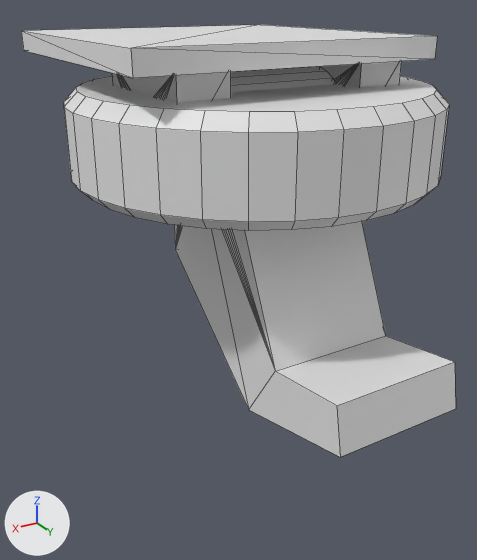
One commit to the Blender file Visualizacion/Tren_de_aterrizaje.blend: the scene before it, then after it.
Both versions are drawn from a 50 mm camera at (35.6, 56.3, 12.4) aimed at (3.1, 2.1, -14.6). The lights are fixed; the arrows at lower left show +X, +Y and +Z. Mesh edges are drawn as thin lines.

The older version as bpy lines, for what is in view:
```python
me_atracción_parque_centrox2_final_005 = bpy.data.meshes.new('Atracción Parque Centrox2_final.005')
me_atracción_parque_centrox2_final_005.from_pydata(...)  # 324 vertices, 644 faces; spans x -13.1..16.9, y -19.7..10.3, z -6.9..9.1
me_plane_002 = bpy.data.meshes.new('Plane.002')
me_plane_002.from_pydata(...)  # 112 vertices, 126 faces; spans x -6.1..25.1, y -5.9..23.4, z -6.7..6.5
me_plane_003 = bpy.data.meshes.new('Plane.003')
me_plane_003.from_pydata(...)  # 128 vertices, 98 faces; spans x -4.7..4.7, y -18.3..18.3, z -18.3..18.3
ob_base_001 = bpy.data.objects.new('base.001', me_atracción_parque_centrox2_final_005)
ob_base_001.location = (0.0, 0.0, 0.0)
ob_lever_001 = bpy.data.objects.new('lever.001', me_plane_002)
ob_lever_001.location = (0.0, 0.0, 0.0)
ob_lever_001.rotation_euler = (0.0, 1.571, 0.0)  # degrees (0, 90, 0)
ob_wheel_001 = bpy.data.objects.new('wheel.001', me_plane_003)
ob_wheel_001.location = (0.0, 0.0, 0.0)
ob_wheel_001.rotation_euler = (1.571, 1.579, 1.571)  # degrees (90, 90, 90)
```
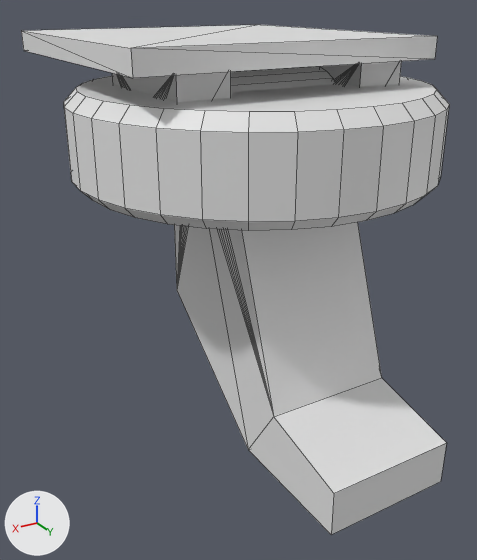
Commit message: Visualizacion tren de aterrizaje

Diff of the bpy script that builds the scene:
```diff
--- a/Visualizacion/Tren_de_aterrizaje.blend.py
+++ b/Visualizacion/Tren_de_aterrizaje.blend.py
@@ me_plane_002 @@
 me_plane_002.from_pydata(...)  # 112 vertices, 126 faces; spans x -6.1..25.1, y -5.9..23.4, z -6.7..6.5
 # used by ob_lever_001; location = (0.0, 0.0, 0.0); rotation_euler = (0.0, 1.571, 0.0), in degrees (0, 90, 0)
+# me_plane_002 part 1: all 6 vertices in x 13.2..25.1, y -5.9..14.0, z -6.7..6.5 are moved by (4.8, 0.0, 0.0)
+# me_plane_002 part 2: all 2 vertices in x 17.1, y 22.6, z -6.7..6.5 are moved by (8.4, 0.4, 0.0)
+# me_plane_002 part 3: all 2 vertices in x 21.5, y 23.4, z -6.7..6.5 are moved by (8.5, -0.4, 0.0)
```

Location of each change, (x1, y1, x2, y2) in pixels of the pictures (477 x 560 px; the box of a moved part takes in the faces that stretch with it):
'lever.001', reshaped (20% taller)
    before: (174, 66, 456, 457)
    after: (174, 66, 446, 535)
part 1 of me_plane_002, moved or reshaped
    before: (174, 222, 386, 409)
    after: (174, 222, 382, 450)
part 2 of me_plane_002, moved or reshaped
    before: (275, 336, 454, 406)
    after: (275, 378, 446, 493)
part 3 of me_plane_002, moved or reshaped
    before: (249, 362, 456, 457)
    after: (249, 417, 446, 535)
